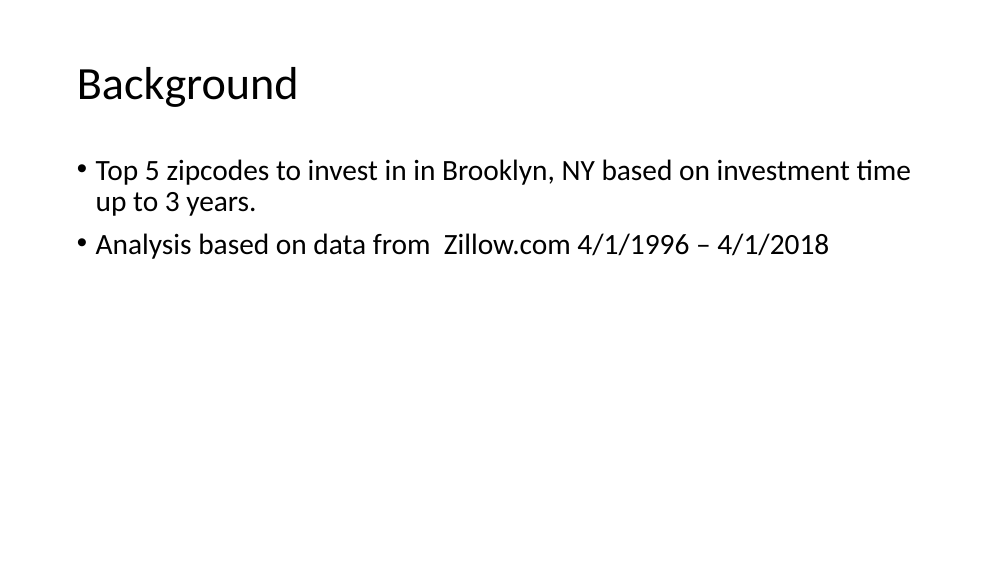
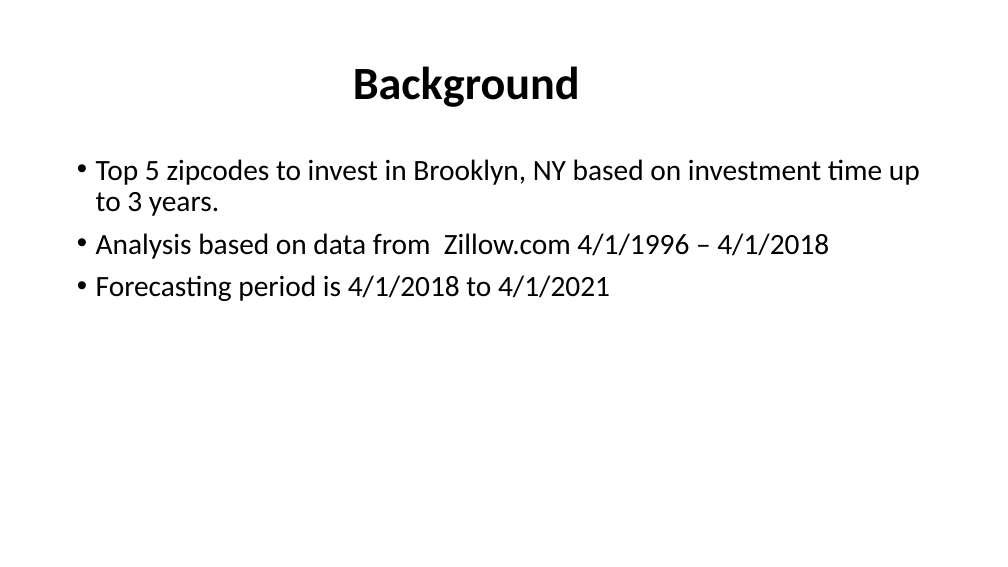
Before and after one commit to davidrtorres/Model-4-Brooklyn-Real-Estate-Investment, a slide deck: slide 2 of zillow_ts.pptx. Drawn at 1008x567 pixels with LibreOffice and Linux fonts; fonts in the diff are those of the drawing. Boxes give left, top, right and bottom in pixels: in the first picture for what was removed or moved away, otherwise in the second. Text is boxed around its words. In the diff, an @@ line names an element or a change of style, - is before the commit and + after.

```diff
--- a/zillow_ts.pptx
+++ b/zillow_ts.pptx
@@ title "Background" at (353, 66, 580, 107): bold on; alignment left to centre @@
@@ text at (96, 159, 920, 216): text changed @@
-• Top 5 zipcodes to invest in in Brooklyn, NY based on investment time up to 3 years.
+• Top 5 zipcodes to invest in Brooklyn, NY based on investment time up to 3 years.
@@ text at (96, 275, 610, 301): paragraph added @@
+• Forecasting period is 4/1/2018 to 4/1/2021
```
Also in this commit, not shown: 10 other slides changed.
